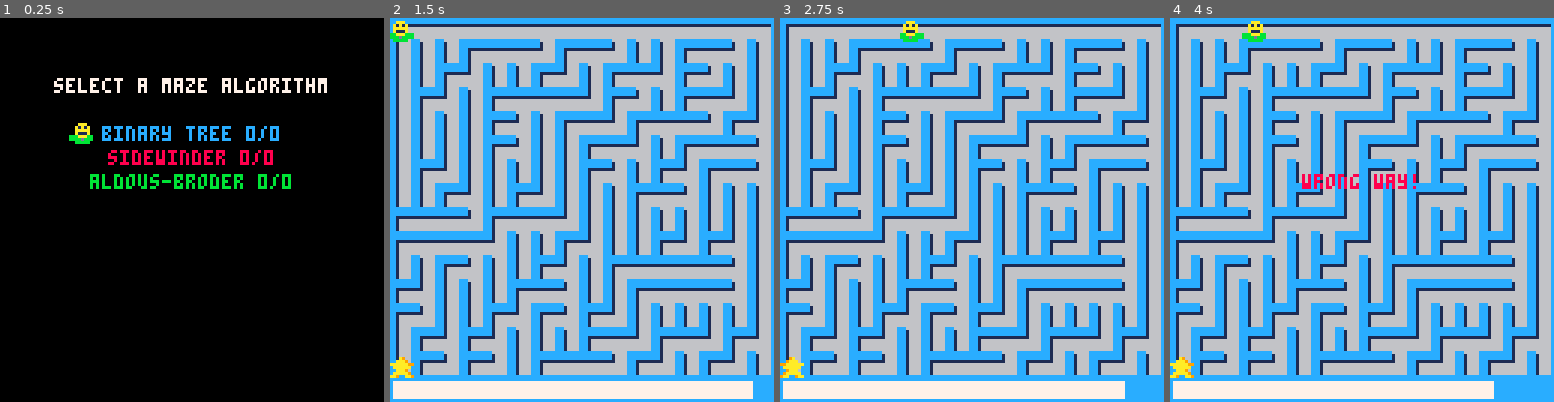
Above: before the commit, frames 1-4 (left to right).
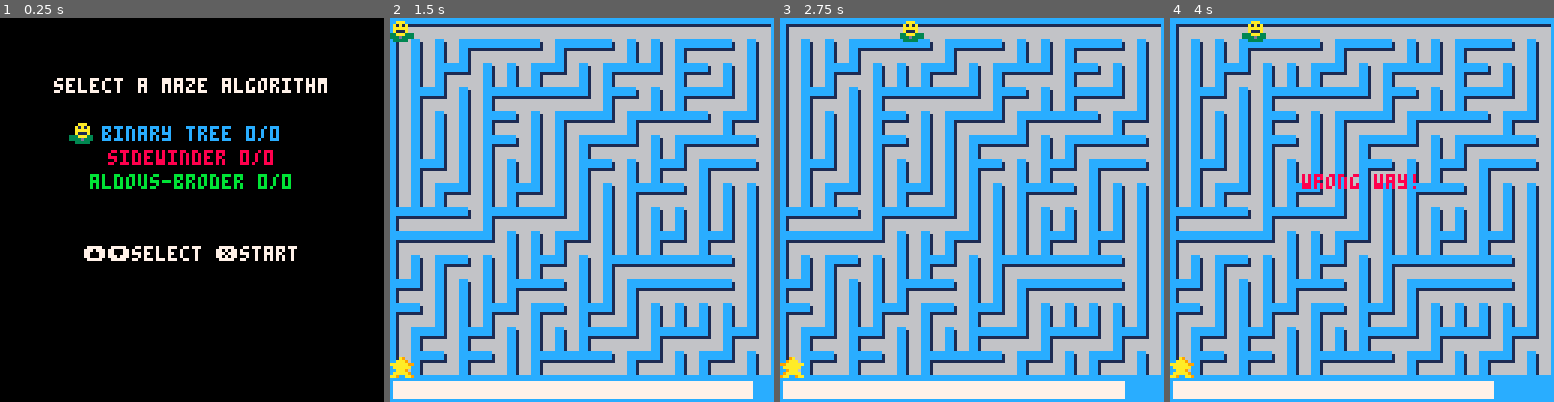
Above: after the commit, the same moments.

Repository: djiaak/pico8-maze
Game: PICO-8 cartridge maze.p8
Same seed, same stepped clock (60 frames per second), same inputs: the game is played once before the commit and once after it.
Inputs:
- Up to frame 1 (0.25 s): no input
- Up to frame 2 (1.5 s): tap X (X key) at 0.33, 1.07 s; tap O (Z key) at 0.7 s
- Up to frame 3 (2.75 s): hold Right 1.6-2.1 s; tap O (Z key) at 1.7, 2.1, 2.5 s; tap X (X key) at 1.85 s; hold Up 2.15-2.42 s; hold Right from 2.47 s (still down)
- Up to frame 4 (4 s): tap O (Z key) at 2.9, 3.3, 3.7 s; tap X (X key) at 2.97 s; release Right at 3.03 s; hold Left 3.08-3.58 s; hold Down 3.63-3.97 s

The runs differ from the first frame. In frame 1, 1.1% of the frame differs, in the area x 17-78%, y 30-64%; in frame 2, 0.1%; in frame 3, 0.1%; in frame 4, 0.1%.

Commit message:
Add some instructions

Diff:
--- a/maze.p8
+++ b/maze.p8
@@ -93,10 +93,10 @@
 end
 
 function cell:neighbor_str(dir)
-	if dir == 'n' then return self:get_n() end
-	if dir == 'e' then return self:get_e() end
-	if dir == 's' then return self:get_s() end
-	if dir == 'w' then return self:get_w() end
+	if dir == "n" then return self:get_n() end
+	if dir == "e" then return self:get_e() end
+	if dir == "s" then return self:get_s() end
+	if dir == "w" then return self:get_w() end
 end
 
 function cell:get_row()
@@ -280,7 +280,7 @@
 
 function binary_tree:adjust_goal_for_bias(start_row, start_col, goal_row, goal_col, row_count, col_count)
 	--northern and eastern row always clear - if start is here
-	--move goal to southwestern corner so solution isn't trivial
+	--move goal to southwestern corner so solution isn"t trivial
 	if start_row==1 or start_col==col_count then
 		return {
 			goal_row=row_count,
@@ -328,7 +328,7 @@
 
 function sidewinder:adjust_goal_for_bias(start_row, start_col, goal_row, goal_col, row_count, col_count)
 	--northern row is always clear - if start is on the
-	--northern row move goal to southern so solution isn't
+	--northern row move goal to southern so solution isn"t
 	--trivial
 	if start_row == 1 then
 		return {
@@ -457,6 +458,13 @@
 	if current_game_state==game_state_lose then update_lose() end
 end
 
+function print_center(str, y, color, x_offset)
+	local x=screen_width/2 - #str*2
+	if x_offset!=nil then x=x+x_offset*2 end
+	print(str, x, y, color)
+	return x
+end
+
 function init_start_end_coords(s_x, s_y)
 	local e_x, e_y
 	repeat
@@ -524,12 +532,12 @@
 
 function get_button_pressed()
 	local button=nil
-  if btn(0) then button = 'w' end
-  if btn(1) then button = 'e' end
-  if btn(2) then button = 'n' end
-  if btn(3) then button = 's' end
-  if btn(4) then button = 'o' end
-  if btn(5) then button = 'x' end
+  if btn(0) then button = "w" end
+  if btn(1) then button = "e" end
+  if btn(2) then button = "n" end
+  if btn(3) then button = "s" end
+  if btn(4) then button = "o" end
+  if btn(5) then button = "x" end
 	if button==nil then
 		button_down=nil
 		return nil
@@ -543,23 +551,25 @@
 	cls(0)
 	local y = 20
 	local flip = flr(time()*2) % 2 == 0
-	print_center('select a maze algorithm', y, 7)
+	print_center("select a maze algorithm", y, 7)
 	y=y+tile_size*2
 	for _,maze_type in pairs(maze_types) do
-		local x=print_center(maze_type.name .. ' ' .. maze_type.high_perfect .. '/' .. maze_type.high_score,
+		local x=print_center(maze_type.name .. " " .. maze_type.high_perfect .. "/" .. maze_type.high_score,
 			y, maze_type.color)
 		if maze_types[selected_maze_type_idx]==maze_type then spr(spr_player, x-11, y-2,1,1,flip) end
 		y = y + tile_size
 	end
+	y=y+tile_size*2
+	print_center("⬆️⬇️select ❎start", y, 7, -3)
 end
 
 function update_menu()
 	local button = get_button_pressed()
 	local dir=0
 
-	if button=='x' then transfer_to_play() end
-	if button=='s' then dir=1 end
-	if button=='n' then dir=-1 end
+	if button=="x" then transfer_to_play() end
+	if button=="s" then dir=1 end
+	if button=="n" then dir=-1 end
 	selected_maze_type_idx = selected_maze_type_idx + dir
 	selected_maze_type_idx = (selected_maze_type_idx-1) % count(maze_types) + 1
 end
@@ -667,11 +677,7 @@
 	print_center("total mazes: " .. score, y + tile_size*3, 8)
 end
 
-function print_center(str, y, color)
-	local x=screen_width/2 - #str*2
-	print(str, x, y, color)
-	return x
-end
+
 
 
 __gfx__
@@ -688,9 +694,9 @@
 0a1a1a00009aaa000000000000000000000000000000000000000000000000000000000000000000000000000000000000000000000000000000000000000000
 0aaaaa0099aaaaaa0000000000000000000000000000000000000000000000000000000000000000000000000000000000000000000000000000000000000000
 0a111a000aaaaaa00000000000000000000000000000000000000000000000000000000000000000000000000000000000000000000000000000000000000000
-bbaaabbb009aaa000000000000000000000000000000000000000000000000000000000000000000000000000000000000000000000000000000000000000000
-bbbdbbbb09aaaaa00000000000000000000000000000000000000000000000000000000000000000000000000000000000000000000000000000000000000000
-0bbbbb009aa009aa0000000000000000000000000000000000000000000000000000000000000000000000000000000000000000000000000000000000000000
-
-
-
+33aaa333009aaa000000000000000000000000000000000000000000000000000000000000000000000000000000000000000000000000000000000000000000
+333d333309aaaaa00000000000000000000000000000000000000000000000000000000000000000000000000000000000000000000000000000000000000000
+033333009aa009aa0000000000000000000000000000000000000000000000000000000000000000000000000000000000000000000000000000000000000000
+
+
+
